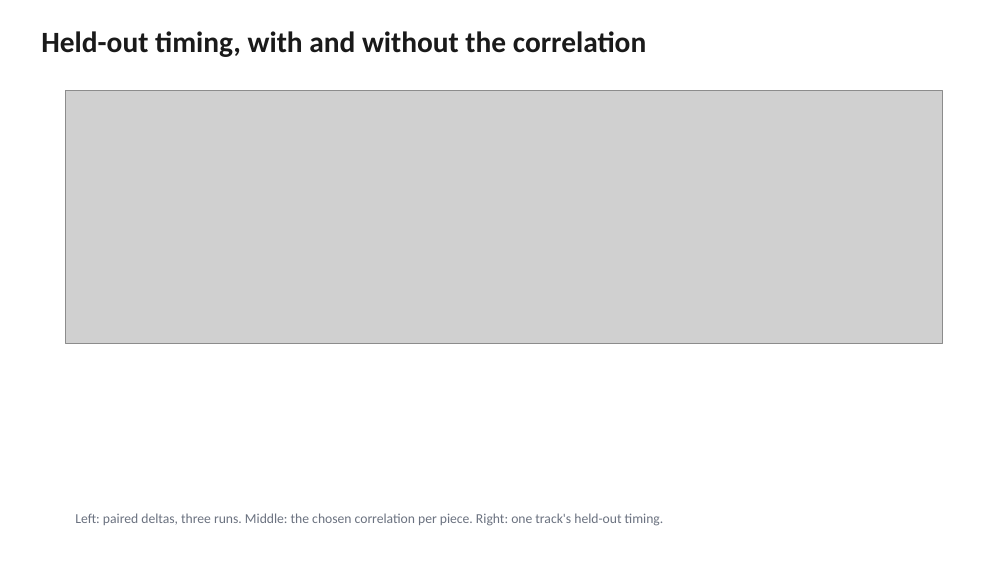
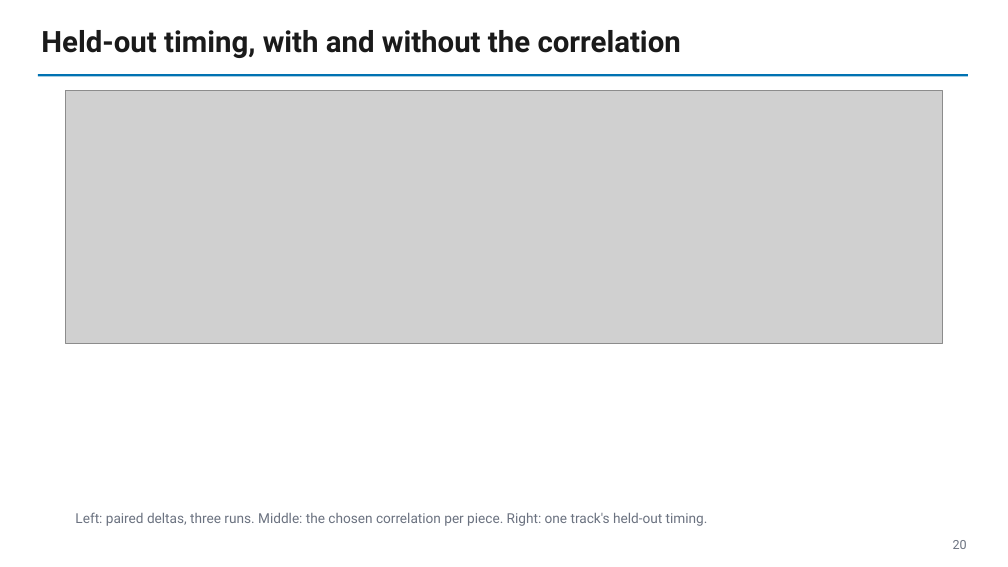
Before and after one commit to raylalang/score-bundle, a slide deck: slide 20 of docs/slides/deck_week.pptx. Drawn at 1008x567 pixels with LibreOffice and Linux fonts; fonts in the diff are those of the drawing; grey boxes stand for pictures. Boxes give left, top, right and bottom in pixels: in the first picture for what was removed or moved away, otherwise in the second. Text is boxed around its words. In the diff, an @@ line names an element or a change of style, - is before the commit and + after.

```diff
--- a/docs/slides/deck_week.pptx
+++ b/docs/slides/deck_week.pptx
@@ text "Held-out timing, with and without ..." at (x1=41, y1=30, x2=681, y2=58): font Calibri to Roboto @@
@@ rectangle added at (x1=38, y1=74, x2=968, y2=76), fill #0072B2 @@
@@ text "Left: paired deltas, three runs. ..." at (x1=75, y1=512, x2=708, y2=526): font Calibri to Roboto @@
@@ text added at (x1=953, y1=540, x2=967, y2=549), 12 pt, text #6B7280 @@
+20
```
Also in this commit, not shown: 21 other slides changed, 1 other file.
